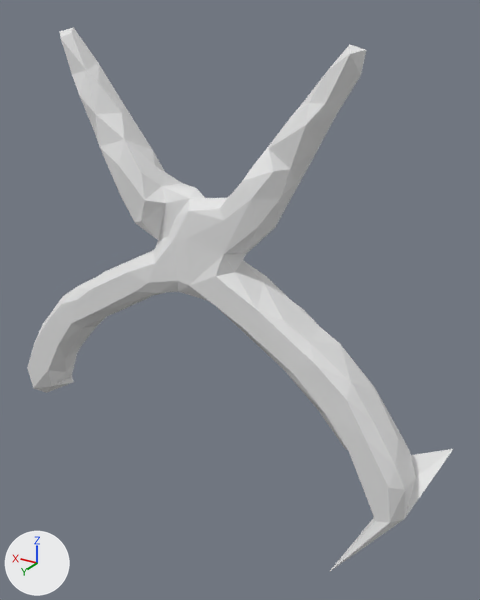
What one commit did to the OBJ model mesh_cnn/datasets/random_walks/T107.obj.
Camera for both pictures: a camera (50 mm lens) standing at (-1.076, 1.536, 0.753) and looking at (-0.167, 0.02, -0.005). Every picture has the same lights, and +X, +Y and +Z are marked at lower left. Where no turn or scale is listed for an object, it has been applied to the vertices.

Objects in the first picture: 'T107'.
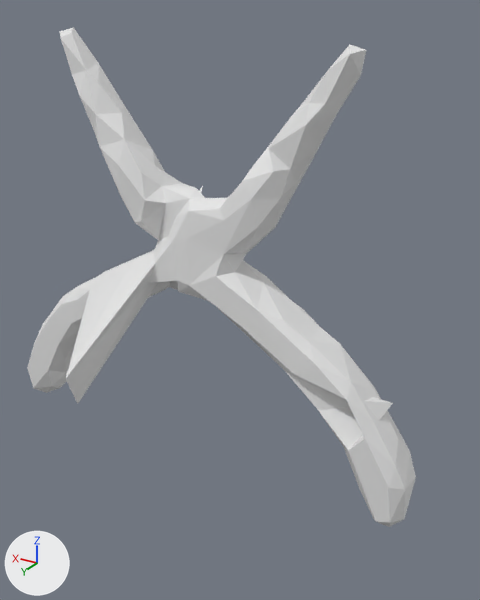
Boxes [x1, y1, x2, y2] around the edits, measured in the pictures (480 x 600 px; the box of a moved part takes in the faces that stretch with it):
'T107', reshaped (9% narrower, 8% shorter): before [27, 27, 453, 572]; after [27, 27, 416, 527]
part 1 of me_t107, moved or reshaped: before [90, 260, 178, 313]; after [66, 186, 203, 404]
part 2 of me_t107, moved or reshaped: before [285, 371, 453, 520]; after [285, 371, 393, 520]
part 3 of me_t107, moved or reshaped: before [329, 518, 404, 572]; after [376, 519, 404, 527]

Edits to the bpy script that builds the scene:
```text
Change me_t107:
    where me_t107.from_pydata(...)  # 252 vertices, 500 faces; spans x -0.78..0.75, y -0.15..0.13, z -0.76..0.72
    used by ob_t107; location = (0.0, 0.0, 0.0)
    me_t107 part 1
    me_t107.vertices[130].co: (0.2, 0.08, 0.03) -> (0.19, 0.38, -0.19)  # pixel (127, 272) -> pixel (65, 378)
    me_t107.vertices[131].co: (0.09, 0.06, -0.02) -> (0.05, -0.12, 0.28)  # pixel (159, 292) -> pixel (203, 184)
    me_t107.vertices[137].co: (0.17, 0.08, -0.03) -> (0.21, 0.33, -0.31)  # pixel (135, 291) -> pixel (77, 404)
    me_t107.vertices[141].co: (0.17, 0.06, -0.06) -> (0.11, -0.03, 0.05)  # pixel (141, 298) -> not seen
    me_t107 part 2
    me_t107.vertices[192].co: (-0.47, 0.08, -0.25) -> (-0.63, -0.03, -0.23)  # pixel (324, 413) -> pixel (393, 403)
    me_t107.vertices[244].co: (-0.64, 0.04, -0.42) -> (-0.58, 0.06, -0.48)  # not seen -> pixel (359, 488)
    me_t107.vertices[247].co: (-0.78, -0.15, -0.39) -> (-0.69, -0.07, -0.55)  # pixel (453, 448) -> pixel (410, 495)
    me_t107.vertices[250].co: (-0.67, -0.13, -0.49) -> (-0.63, -0.05, -0.58)
    me_t107 part 3
    me_t107.vertices[248].co: (-0.53, 0.13, -0.76) -> (-0.68, 0.05, -0.58)  # pixel (328, 572) -> pixel (389, 527)
```
